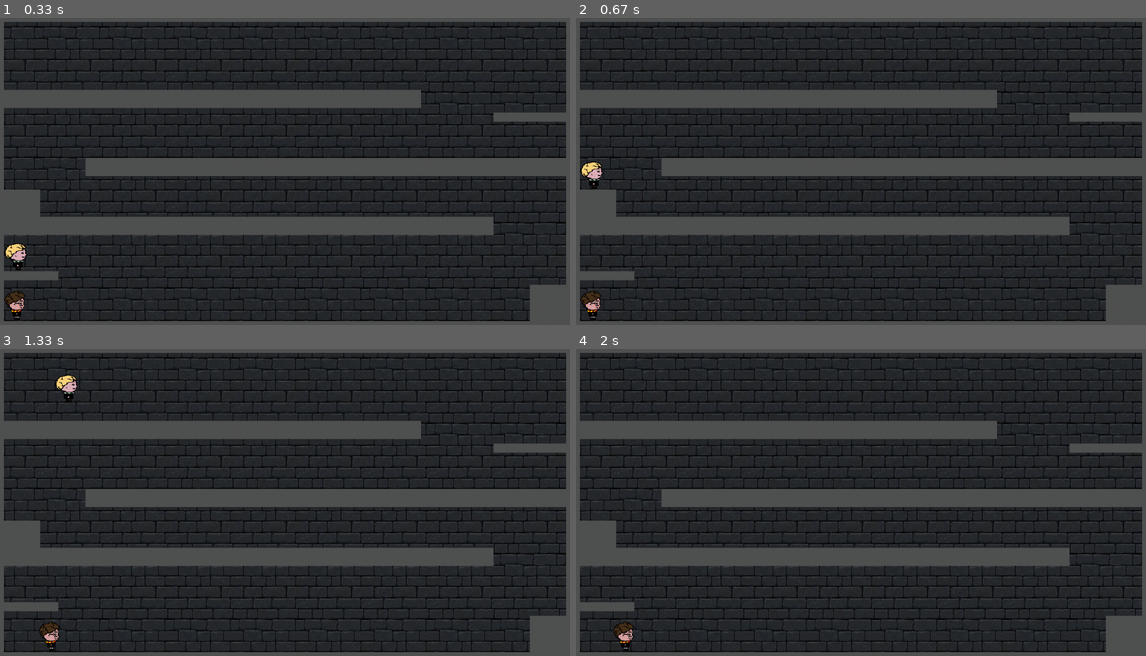
Above: before the commit, frames 1-4 (two rows, left to right).
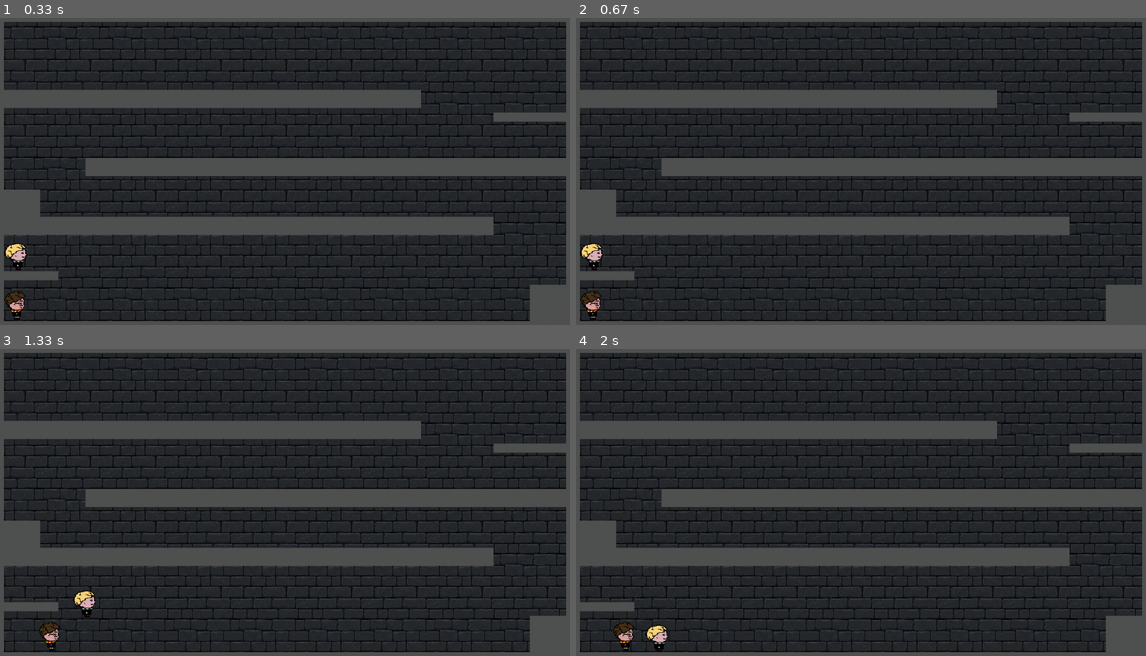
Above: after the commit, the same moments.

Repository: insper-classroom/devlife-23-1-projeto-pygame-ana-helena-e-giulia-3
Game: pygame game, started from main.py
Same seed, same stepped clock (60 frames per second), same inputs: the game is played once before the commit and once after it.
Inputs:
- Up to frame 1 (0.33 s): no input
- Up to frame 2 (0.67 s): tap Space at 0.33 s
- Up to frame 3 (1.33 s): hold Right 0.67-1.13 s; hold D 0.67-1.13 s; tap Space at 0.73, 1.03, 1.23 s; hold Right from 1.17 s (still down); hold D from 1.17 s (still down)
- Up to frame 4 (2 s): tap Space at 1.53, 1.73 s; release Right at 1.63 s; release D at 1.63 s; hold Left from 1.67 s (still down); hold A from 1.67 s (still down)

Frame 1 is identical in both runs. In frame 2, 0.4% of the frame differs, in the area x 0-5%, y 46-83%; in frame 3, 0.4%, in the area x 9-17%, y 8-88%; in frame 4, 0.2%.

Commit message:
pulo comentado - p arrumar

Diff:
--- a/classesJogo/draco.py
+++ b/classesJogo/draco.py
@@ -10,10 +10,10 @@
         self.rect.x = 20
         self.rect.y = 500
         self.GRAVIDADE = 4
-        self.state = {
-            'pulando': False,
-            'caindo': True
-        }
+        # self.state = {
+        #     'pulando': False,
+        #     'caindo': True
+        # }
 
     def movimenta_esquerda(self):
         self.rect.x -= 4
@@ -30,13 +30,13 @@
             self.rect.x -= 4
 
     def update(self):
-        if self.state['pulando'] == True:
-            self.rect.y -= 100
-        if self.state['caindo'] == True:
-            self.rect.y += self.GRAVIDADE
-        self.state['caindo'] = True
-        self.state['pulando'] = False
+        # if self.state['pulando'] == True:
+        #     self.rect.y -= 100
+        # if self.state['caindo'] == True:
+        self.rect.y += self.GRAVIDADE
+        # self.state['caindo'] = True
+        # self.state['pulando'] = False
 
         if self.rect.collidelist(self.lista_blocos) != -1:
             self.rect.y -= self.GRAVIDADE
-            self.state['caindo'] = False
+            # self.state['caindo'] = False
--- a/classesJogo/tela_jogo.py
+++ b/classesJogo/tela_jogo.py
@@ -138,10 +138,10 @@
         for event in pygame.event.get():
             if event.type == pygame.QUIT:
                 return -1
-            elif event.type == pygame.KEYDOWN:
-                if event.key == pygame.K_SPACE:
-                    self.draco.state['pulando'] = True
-                    self.draco.state['caindo'] = False
+            # elif event.type == pygame.KEYDOWN:
+            #     if event.key == pygame.K_SPACE:
+            #         self.draco.state['pulando'] = True
+            #         self.draco.state['caindo'] = False
 
         self.sprite_personagens.update()
         self.sprite_objetos.update()
